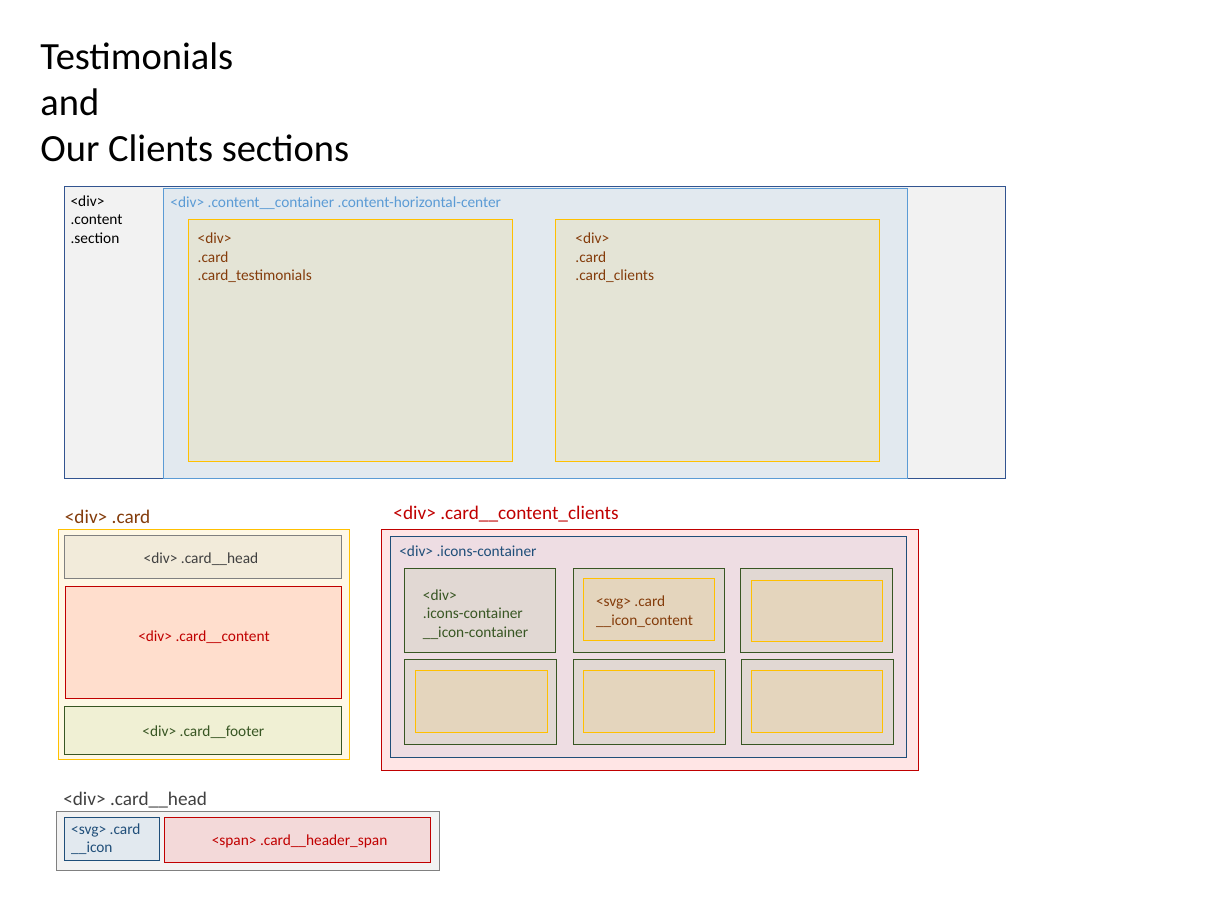
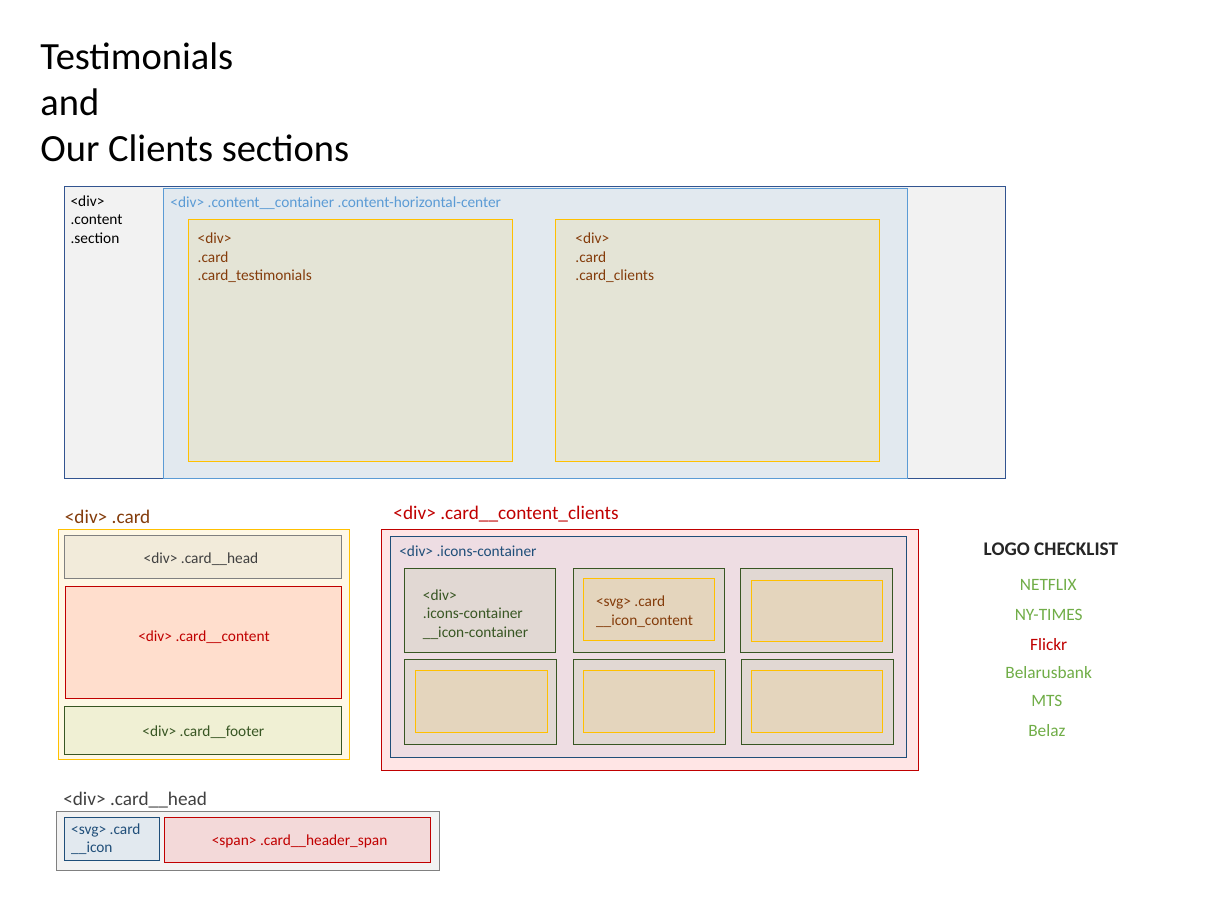
Before and after one commit to taletski/firstpage-vanilla, a slide deck: slide 6 of layout.pptx. Drawn at 1232x924 pixels with LibreOffice and Linux fonts; fonts in the diff are those of the drawing. Boxes give left, top, right and bottom in pixels: in the first picture for what was removed or moved away, otherwise in the second. Text is boxed around its words. In the diff, an @@ line names an element or a change of style, - is before the commit and + after.

```diff
--- a/layout.pptx
+++ b/layout.pptx
@@ text added at <box>984,542,1118,555</box>, 20 pt, text #262626, bold @@
+LOGO CHECKLIST
@@ text added at <box>1020,579,1077,590</box>, 18 pt, text #70AD47 @@
+NETFLIX
@@ text added at <box>1015,609,1083,620</box>, 18 pt, text #70AD47 @@
+NY-TIMES
@@ text added at <box>1030,638,1067,650</box>, 18 pt, text #C00000 @@
+Flickr
@@ text added at <box>1005,666,1092,678</box>, 18 pt, text #70AD47 @@
+Belarusbank
@@ text added at <box>1031,695,1062,706</box>, 18 pt, text #70AD47 @@
+MTS
@@ text added at <box>1028,724,1065,736</box>, 18 pt, text #70AD47 @@
+Belaz
```
Also in this commit, not shown: 1 other file.
